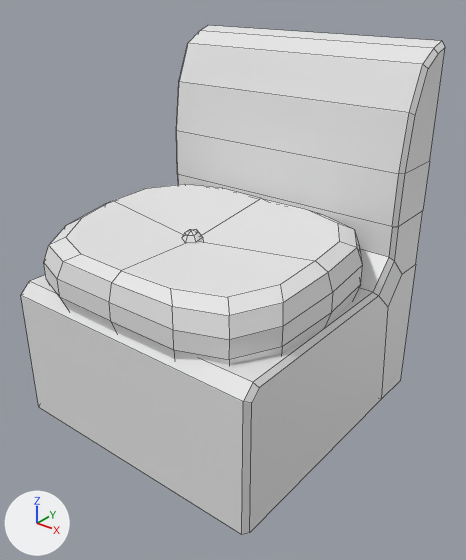
The FBX model Assets/Models/chair_middle.fbx: old version first, new version second.
Camera for both pictures: a 50 mm lens placed at (0.28, -1.067, 1.048), pointed at (-0.605, 0.039, 0.362). Every picture has the same lights, and +X, +Y and +Z are marked at lower left. Mesh edges are drawn as thin lines. Where no turn or scale is listed for an object, it has been applied to the vertices.

The first picture shows 'sofa_piece.002'.
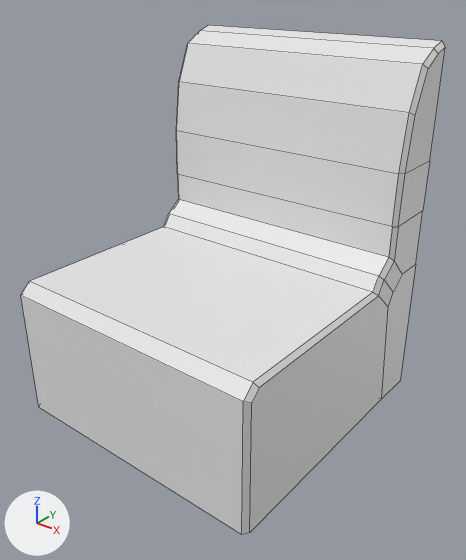
Where the newer file only moved an object's origin or applied its transform, the numbers keep the older frame.

Pixel boxes (x1, y1, x2, y2) of what changed, in the pictures (466 x 560 px):
part 1 of me_cube_004, deleted: before (44, 184, 363, 365)
part 2 of me_cube_004, deleted: before (182, 229, 203, 244)
part 3 of me_cube_004, built on: before (359, 249, 416, 398); after (164, 199, 416, 398)

The change, as a list of edits to the scene's bpy script:
```text
Change me_cube_004:
    used by ob_sofa_piece_002; location = (-1.0, -0.3, 0.0)
    remove me_cube_004.from_pydata(...)  # 175 vertices, 154 faces; spans x -0.006..0.7, y 0.0..0.71, z 0.0..0.9
    add me_cube_004.from_pydata(...)  # 64 vertices, 53 faces; spans x 0.0..0.7, y 0.0..0.71, z 0.0..0.9
    me_cube_004 part 1: the loose piece of 98 vertices spanning x -0.006..0.698, y 0.002..0.577, z 0.321..0.509 is deleted
    me_cube_004 part 2: the loose piece of 19 vertices spanning x 0.313..0.355, y 0.24..0.29, z 0.462..0.5 is deleted
    me_cube_004 part 3
    7 faces are deleted
    6 vertices are added at (0.69, 0.518, 0.394), (0.7, 0.53, 0.383), (0.01, 0.518, 0.394), (0.0, 0.53, 0.383), (0.7, 0.59, 0.326), (0.0, 0.59, 0.326)
    12 new faces join them
```
